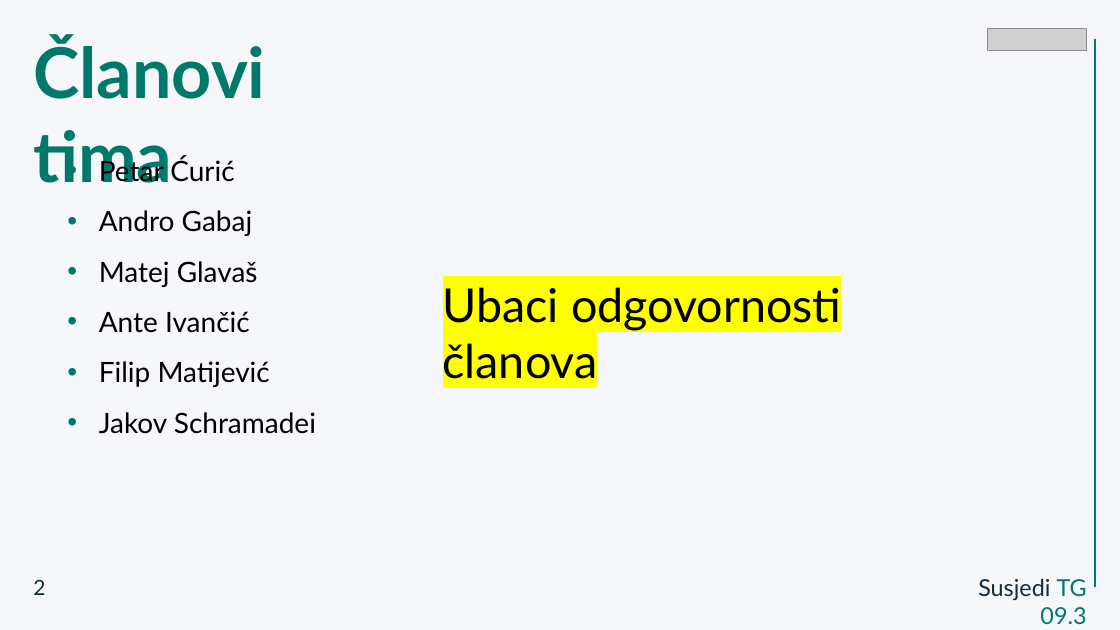
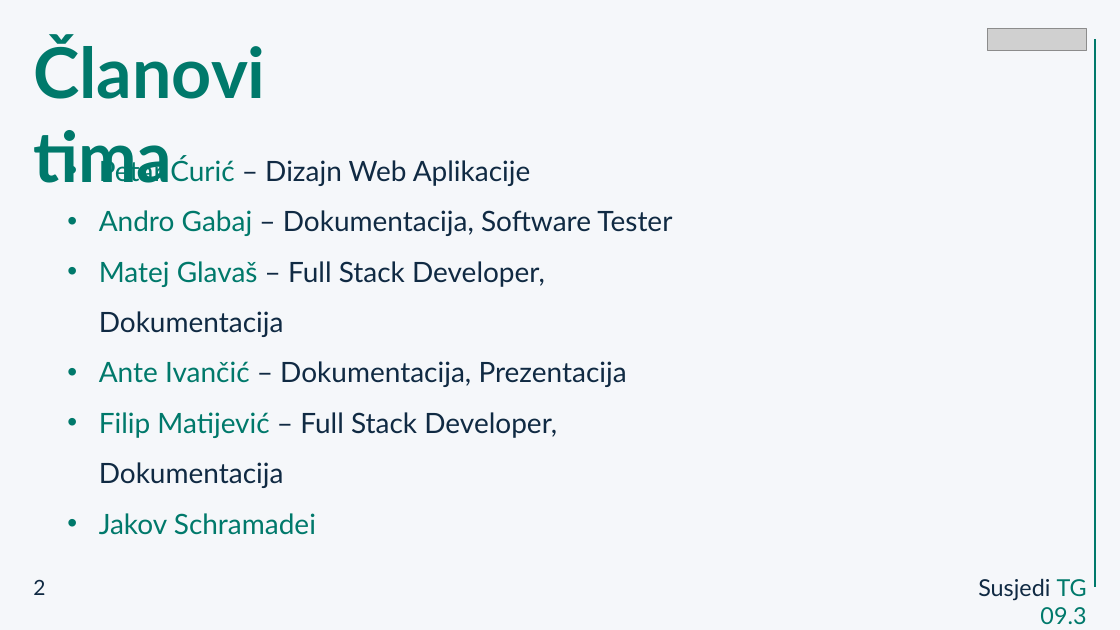
Before and after one commit to f-matijevic/susjedi, a slide deck: slide 2 of docs/PROINZ_TG09.3_susjedi.pptx. Drawn at 1120x630 pixels with LibreOffice and Linux fonts; fonts in the diff are those of the drawing; grey boxes stand for pictures. Boxes give left, top, right and bottom in pixels: in the first picture for what was removed or moved away, otherwise in the second. Text is boxed around its words. In the diff, an @@ line names an element or a change of style, - is before the commit and + after.

```diff
--- a/docs/PROINZ_TG09.3_susjedi.pptx
+++ b/docs/PROINZ_TG09.3_susjedi.pptx
@@ text at (x1=99, y1=157, x2=672, y2=488): text changed; text colour #000000 to #102A43 @@
-• Petar Ćurić
-• Andro Gabaj
-• Matej Glavaš
-• Ante Ivančić
-• Filip Matijević
+• Petar Ćurić – Dizajn Web Aplikacije
+• Andro Gabaj – Dokumentacija, Software Tester
+• Matej Glavaš – Full Stack Developer, Dokumentacija
+• Ante Ivančić – Dokumentacija, Prezentacija
+• Filip Matijević – Full Stack Developer, Dokumentacija
@@ text removed at (x1=443, y1=287, x2=841, y2=387) @@
-Ubaci odgovornosti članova
@@ text at (x1=99, y1=513, x2=316, y2=535): text colour #000000 to #00796B in "Jakov Schramadei" @@
```
Also in this commit, not shown: 6 other slides changed, 1 other file.
